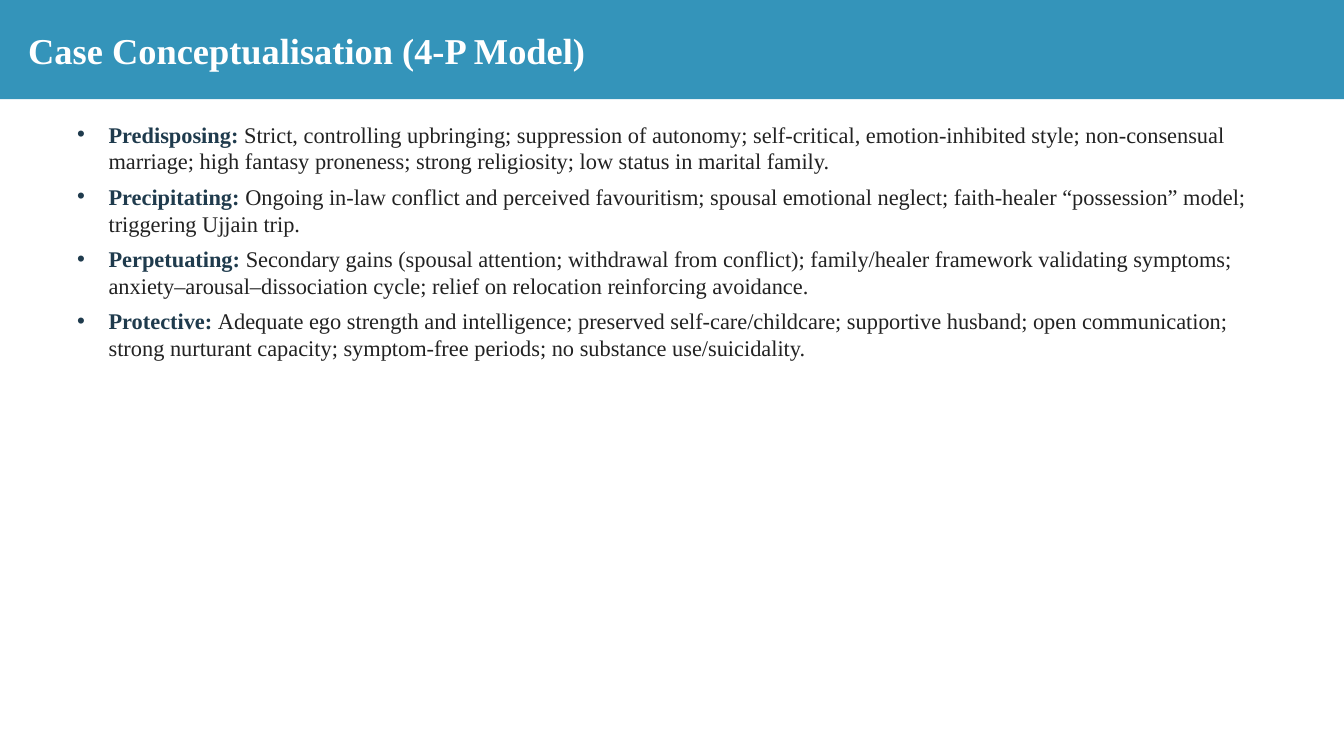
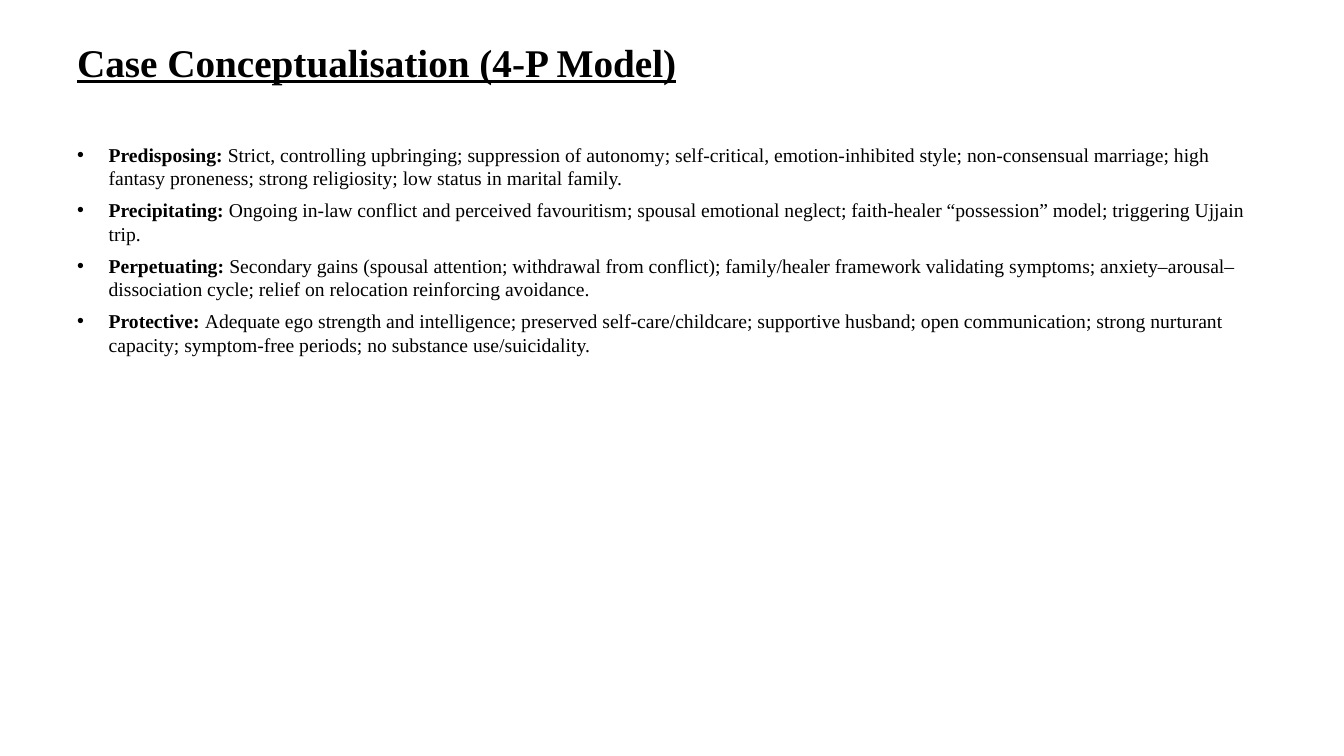
Before and after one commit to tejasdangodra786-byte/Dango-kiro, a slide deck: slide 23 of Mamta_Saini_Case_Conference.pptx. Drawn at 1344x756 pixels with LibreOffice and Linux fonts; fonts in the diff are those of the drawing. Boxes give left, top, right and bottom in pixels: in the first picture for what was removed or moved away, otherwise in the second. Text is boxed around its words. In the diff, an @@ line names an element or a change of style, - is before the commit and + after.

Commit message:
Reformat case-conference PPT: white bg, TNR headings 28pt bold underlined, sub-headings 20pt, content 14pt, all black

```diff
--- a/Mamta_Saini_Case_Conference.pptx
+++ b/Mamta_Saini_Case_Conference.pptx
@@ text "Case Conceptualisation (4-P Model)": place and size @@
-text "Case Conceptualisation (4-P Model)" at <box>0,0,1344,99</box>
+text "Case Conceptualisation (4-P Model)" at <box>77,49,677,84</box>
@@ text "Case Conceptualisation (4-P Model)" at <box>77,49,677,84</box>: size 26 to 28 pt, text colour #FFFFFF to #000000, underline on; vertical alignment middle to top; fill #3494BA to none @@
@@ text "Predisposing: Strict, controlling upbringing; suppression ...": place and size @@
-text "Predisposing: Strict, controlling upbringing; suppression ..." at <box>109,127,1245,361</box>
+text "Predisposing: Strict, controlling upbringing; suppression ..." at <box>109,148,1244,357</box>
@@ text "Predisposing: Strict, controlling upbringing; suppression ..." at <box>109,148,1244,357</box>: size 16 to 14 pt, text colour #222222 to #000000; text colour #1F3B4D to #000000 in "Predisposing:", "Precipitating:", "Perpetuating:", "Protective:" @@
```
Also in this commit, not shown: 33 other slides changed.
